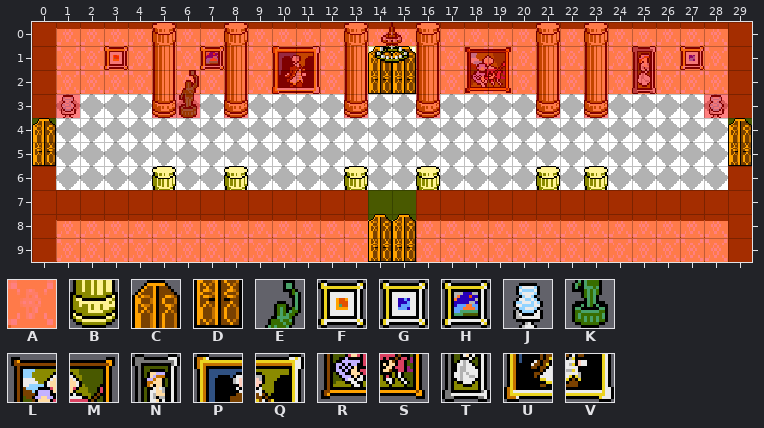
An edit to a level. Tiled map, maps/marble_hall.tmx. The first picture shows the starting point.
Cells are 16x16 px. Shown: x 0..29, y 0..9.
Key: from "mansion_tileset": A 1, B 42, C 57, D 73, E 75, F 85, G 86, H 87, J 89, K 91, L 102, M 103, N 104, P 105, Q 106, R 118, S 119, T 120, U 121, V 122.
_ is an empty cell.
Layers that did not change in this view are not listed.
Layer "overfloor" before, first column x 0:
 0 ______________________________
 1 ___F___H__PQ__CC__LM_____N_G__
 2 __________UV__DD__RS_____T____
 3 _____B__B____B__B____B_B______
 4 C____________________________C
 5 D____________________________D
 6 ______________________________
 7 ______________________________
 8 ______________CC______________
 9 ______________DD______________
Layer "obstacle" before, first column x 0:
 0 AAAAAAAAAAAAAAAAAAAAAAAAAAAAAA
 1 AAAAAAAAAAAAAA__AAAAAAAAAAAAAA
 2 AAAAAAAAAAAAAA__AAAAAAAAAAAAAA
 3 AA___AA_A____A__A____A_A____AA
 4 ______________________________
 5 ______________________________
 6 A____________________________A
 7 AAAAAAAAAAAAAA__AAAAAAAAAAAAAA
 8 AAAAAAAAAAAAAA__AAAAAAAAAAAAAA
 9 AAAAAAAAAAAAAA__AAAAAAAAAAAAAA
The result:
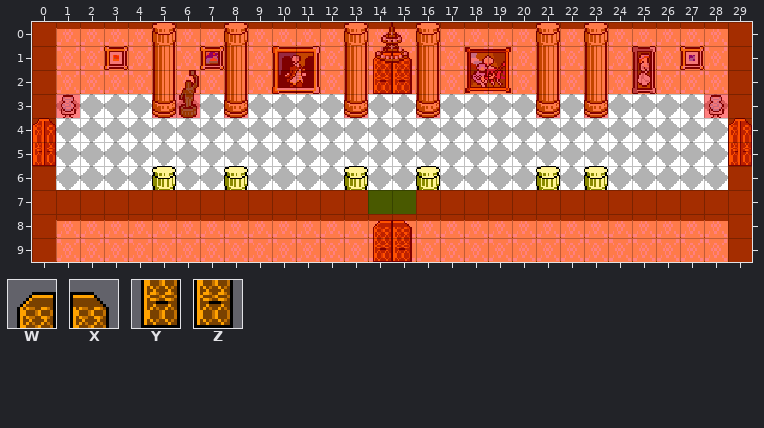
Further tiles: from "mansion_tileset": W 226, X 227, Y 242, Z 243.
See-through tiles are keyed as they look on the map.
Change:
Changed rows in their new state; . is an unchanged cell.
Layer "overfloor":
first column x 0:
 1 ..............__..............
 2 ..............__..............
 4 _............................_
 5 _............................_
 8 ..............__..............
 9 ..............__..............
Layer "furniture":
first column x 0:
 1 ..............WX..............
 2 ..............YZ..............
 4 C............................C
 5 D............................D
 8 ..............WX..............
 9 ..............YZ..............
Layer "obstacle":
first column x 0:
 1 ..............AA..............
 2 ..............AA..............
 4 A............................A
 5 A............................A
 8 ..............AA..............
 9 ..............AA..............
